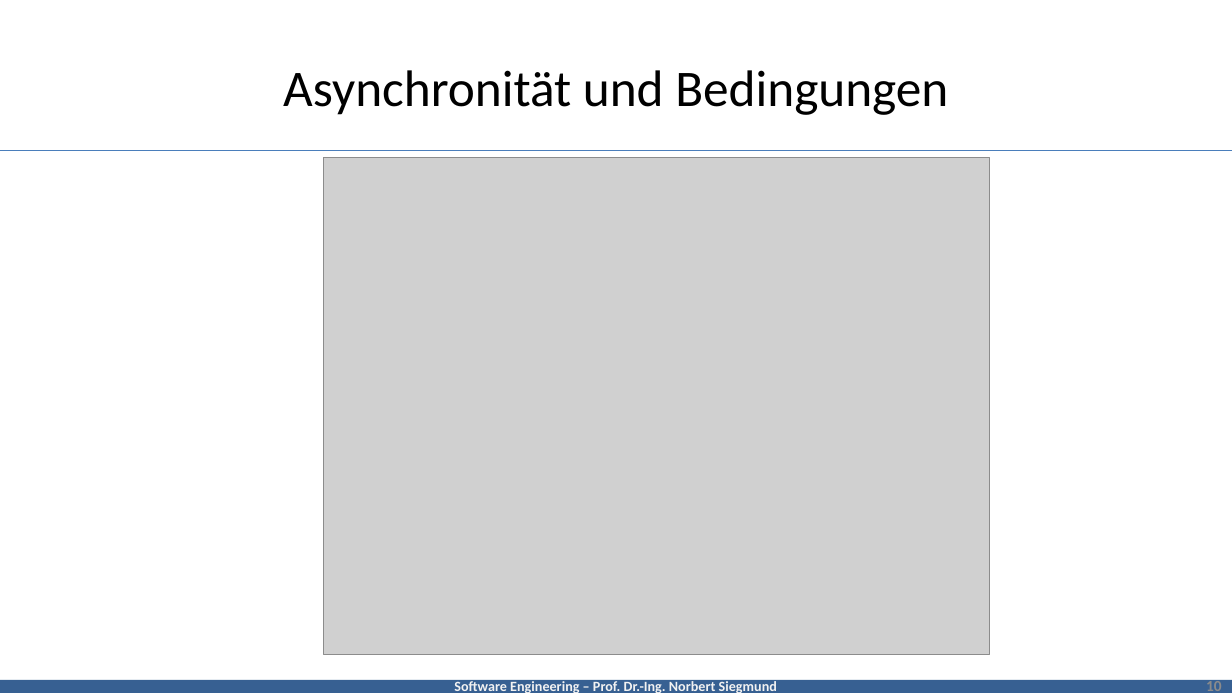
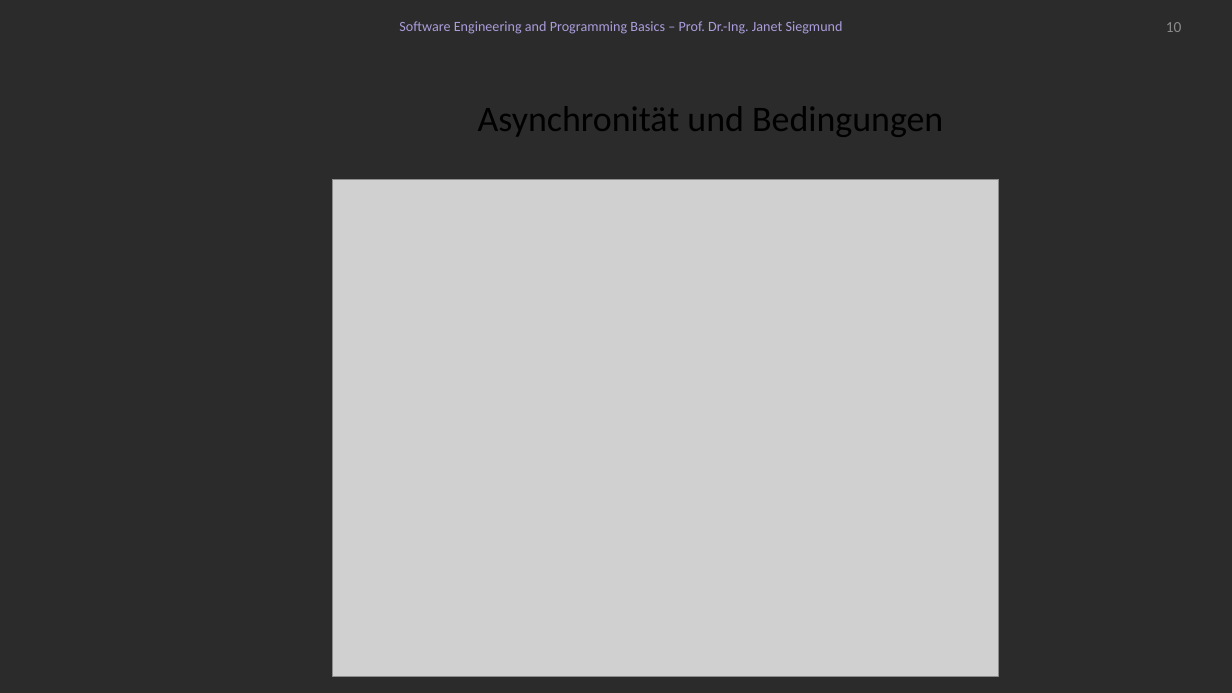
Before and after one commit to feigensp/lehre, a slide deck: slide 10 of se/slides/04_UML_Behaviour.pptx. Drawn at 1232x693 pixels with LibreOffice and Linux fonts; fonts in the diff are those of the drawing; grey boxes stand for pictures; background and template pictures are left out; a plain dark background stands for a picture behind light text. Boxes give left, top, right and bottom in pixels: in the first picture for what was removed or moved away, otherwise in the second. Text is boxed around its words. In the diff, an @@ line names an element or a change of style, - is before the commit and + after.

```diff
--- a/se/slides/04_UML_Behaviour.pptx
+++ b/se/slides/04_UML_Behaviour.pptx
@@ background #FFFFFF to picture (left out) @@
@@ text added at (399,21,843,34), 11 pt, text #AB9DDB @@
+Software Engineering and Programming Basics – Prof. Dr.-Ing. Janet Siegmund
@@ page number: place and size @@
-page number at (1206,678,1222,691)
+page number at (1166,22,1182,32)
@@ title "Asynchronität und Bedingungen": place and size @@
-title "Asynchronität und Bedingungen" at (283,70,948,115)
+title "Asynchronität und Bedingungen" at (478,106,943,137)
@@ title "Asynchronität und Bedingungen" at (478,106,943,137): size 40 to 28 pt @@
@@ line removed from (0, 150) to (1232, 150) @@
@@ picture: place and size @@
-picture at (323,157,990,654)
+picture at (333,179,999,677)
@@ rectangle removed at (0,680,1232,693) @@
-Software Engineering – Prof. Dr.-Ing. Norbert Siegmund
```
Also in this commit, not shown: 13 other slides changed, 1 slide added, 1 slide removed.
